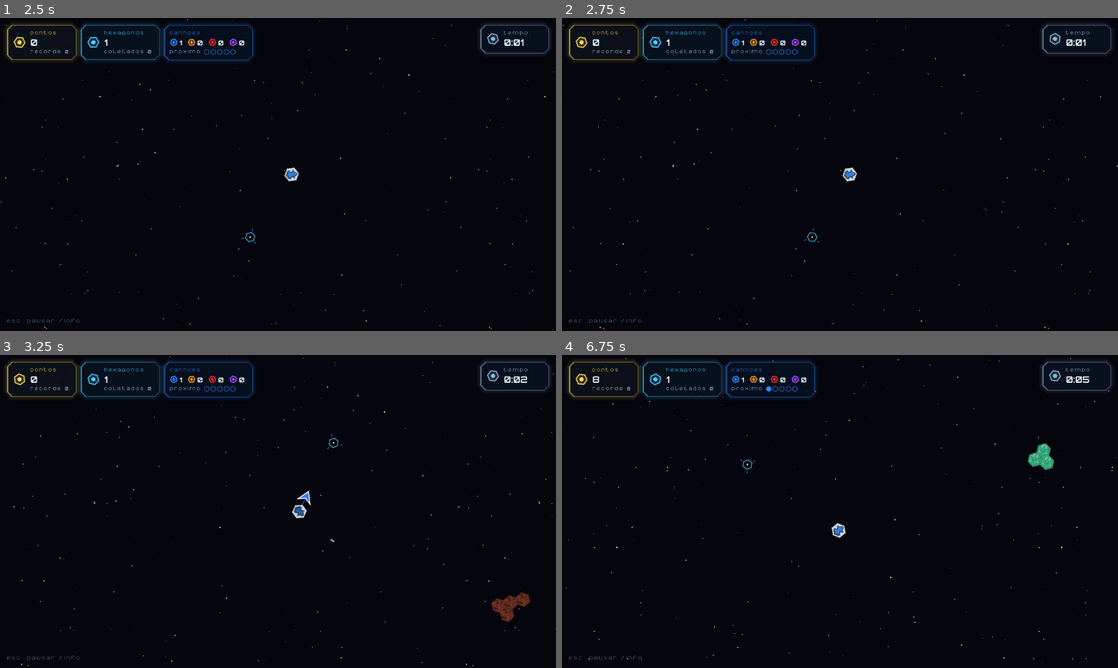
Above: before the commit, frames 1-4 (two rows, left to right).
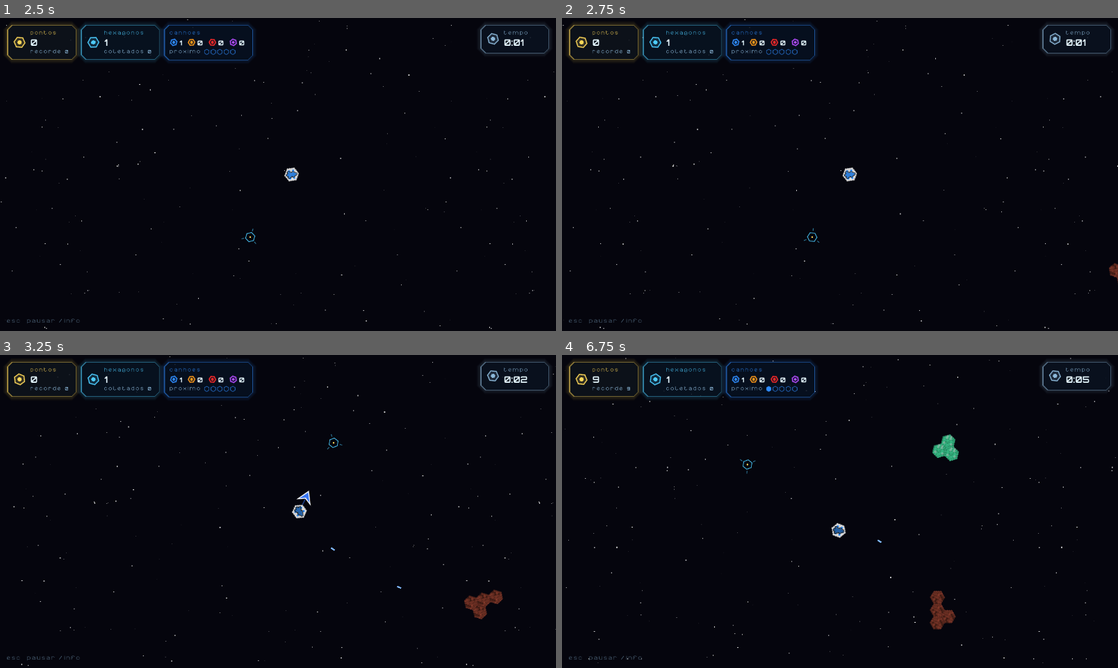
Above: after the commit, the same moments.

Repository: pongitV/COMPJAM-2026-Squadjonsons
Game: Godot game, scene res://main.tscn
The game is run twice, just before and just after one commit, with the same random seed, the same clock (stepped at 60 frames per second) and the same inputs.
Inputs (mouse positions are in pixels of both pictures, inside the frame that each line leads up to):
- Up to frame 1 (2.5 s): click "JOGAR" at 0.5 s; move the mouse to (400, 158) at 1.27 s; hold D (move_right) 1.28-2 s; hold Right mouse button (rotate) 1.28-2 s; click (400, 158) at 1.42 s; drag from (166, 190) to (250, 237) at 2.02 s
- Up to frame 2 (2.75 s): no input
- Up to frame 3 (3.25 s): move the mouse to (333, 442) at 2.77 s; hold D (move_right) from 2.78 s (still down); hold Right mouse button (rotate) from 2.78 s (still down); click (333, 442) at 2.92 s
- Up to frame 4 (6.75 s): release D (move_right) at 3.5 s; release Right mouse button (rotate) at 3.5 s; drag from (812, 574) to (673, 464) at 3.52 s; move the mouse to (1006, 558) at 4.27 s; hold A (move_left) 4.28-5 s; hold Right mouse button (rotate) 4.28-5 s; click (1006, 558) at 4.42 s; drag from (673, 464) to (756, 433) at 5.02 s; move the mouse to (867, 511) at 5.77 s; hold S (move_down) 5.78-6.5 s; hold Right mouse button (rotate) 5.78-6.5 s; click (867, 511) at 5.92 s; drag from (756, 433) to (728, 527) at 6.52 s

Frame 1 is identical in both runs. In frame 2, less than 0.1% of the frame differs, in the area x 98-100%, y 78-85%; in frame 3, 0.7%; in frame 4, 0.9%, in the area x 5-89%, y 7-88%.

Commit message:
Player Config e Time multiplyer

Diff:
--- a/config/asteroids.tres
+++ b/config/asteroids.tres
@@ -1,6 +1,11 @@
-[gd_resource type="Resource" script_class="AsteroidConfig" format=3]
+[gd_resource type="Resource" script_class="AsteroidConfig" format=3 uid="uid://dnr0a5cu0vbv4"]
 
-[ext_resource type="Script" path="res://scripts/asteroid_config.gd" id="1_config"]
+[ext_resource type="Script" uid="uid://bub5hlb16jrm0" path="res://scripts/asteroid_config.gd" id="1_config"]
 
 [resource]
 script = ExtResource("1_config")
+difficulty_per_minute = 0.2
+spawn_interval_start = 0.9
+spawn_interval_jitter = 0.5
+aim_spread = 0.08726646259971647
+speed_min = 60.0
--- /dev/null
+++ b/config/cannons.tres
@@ -0,0 +1,6 @@
+[gd_resource type="Resource" script_class="CannonConfig" format=3 uid="uid://c3bv52awnduxa"]
+
+[ext_resource type="Script" uid="uid://domm8sh53p0qd" path="res://scripts/cannon_config.gd" id="1_config"]
+
+[resource]
+script = ExtResource("1_config")
--- a/scripts/asteroid.gd
+++ b/scripts/asteroid.gd
@@ -16,13 +16,16 @@
 var size := 1
 var max_hp := 1
 var hp := 1
+## Multiplicador de HP da dificuldade na hora em que nasceu (pedacos herdam).
+var hp_scale := 1.0
 var base_color := Color.GRAY
 ## Vector2i -> cargas restantes daquela celula contra a nave.
 var charges := {}
 var _damage_accum := 0.0
 
 
-func setup(n: int) -> void:
+func setup(n: int, hp_multiplier: float = 1.0) -> void:
+	hp_scale = hp_multiplier
 	cells.clear()
 	cells[Vector2i.ZERO] = true
 	# Cresce a partir de uma celula, colando vizinhos aleatorios.
@@ -34,7 +37,7 @@
 		charges[h] = config.cell_charges
 
 	size = cells.size()
-	max_hp = config.max_hp_for(size)
+	max_hp = config.max_hp_for(size, hp_scale)
 	hp = max_hp
 	base_color = ART_COLOR
 	recenter()
@@ -48,13 +51,8 @@
 		_update_tint()
 
 
-## Recebe um disparo. Retorna true se foi destruido.
-func hit() -> bool:
-	apply_damage(1.0)
-	return hp <= 0
-
-
-## Dano em unidades de "disparo". Aceita fracoes (dano continuo do laser).
+## Dano em unidades de "disparo do canhao comum". Aceita fracoes (dano
+## continuo do laser).
 func apply_damage(amount: float) -> void:
 	_damage_accum += amount
 	var whole := int(_damage_accum)
@@ -103,6 +101,7 @@
 		cells[h] = true
 		charges[h] = source.charges[h]
 	base_color = source.base_color
+	hp_scale = source.hp_scale
 	rotation = source.rotation
 	position = source.position
 	center_offset = source.center_offset
@@ -114,7 +113,7 @@
 
 func _resize(hp_ratio: float) -> void:
 	size = cells.size()
-	max_hp = config.max_hp_for(size)
+	max_hp = config.max_hp_for(size, hp_scale)
 	hp = maxi(1, ceili(hp_ratio * max_hp))
 	_update_tint()
 
--- a/scripts/asteroid_config.gd
+++ b/scripts/asteroid_config.gd
@@ -4,6 +4,20 @@
 ## Edite no Inspector abrindo config/asteroids.tres (ou duplique o arquivo
 ## para criar presets e arraste o novo no campo "Asteroid Config" do no Game).
 ## Os valores abaixo sao os padroes usados quando o .tres nao muda nada.
+
+@export_group("Dificuldade com o tempo")
+## Multiplicador de dificuldade: comeca em 1 e sobe tanto por minuto de
+## partida (0.1 = +10% por minuto; 0 = desligado). Ele multiplica o que
+## estiver marcado abaixo, somado as rampas proprias de spawn e tamanho.
+@export_range(0.0, 2.0, 0.01, "suffix:/min") var difficulty_per_minute := 0.1
+## Teto do multiplicador (2.5 = no maximo 2,5x).
+@export_range(1.0, 10.0, 0.1) var difficulty_max := 2.5
+## Asteroides nascem com mais HP (e valem mais pontos).
+@export var difficulty_scales_hp := true
+## Asteroides nascem mais rapidos.
+@export var difficulty_scales_speed := true
+## Asteroides nascem com mais frequencia (respeitando spawn_interval_min).
+@export var difficulty_scales_spawn := true
 
 @export_group("Spawn")
 ## Segundos ate o primeiro asteroide aparecer.
@@ -91,9 +105,25 @@
 @export_range(0.0, 1.0, 0.05) var special_drop_max := 0.7
 
 
+## Multiplicador de dificuldade depois de `elapsed` segundos de partida.
+func difficulty(elapsed: float) -> float:
+	return minf(1.0 + elapsed / 60.0 * difficulty_per_minute, maxf(difficulty_max, 1.0))
+
+
+func hp_scale(elapsed: float) -> float:
+	return difficulty(elapsed) if difficulty_scales_hp else 1.0
+
+
+func speed_scale(elapsed: float) -> float:
+	return difficulty(elapsed) if difficulty_scales_speed else 1.0
+
+
 ## Tempo ate o proximo spawn.
 func spawn_interval(elapsed: float) -> float:
-	var base := maxf(spawn_interval_min, spawn_interval_start - elapsed * spawn_interval_decay)
+	var base := spawn_interval_start - elapsed * spawn_interval_decay
+	if difficulty_scales_spawn:
+		base /= difficulty(elapsed)
+	base = maxf(spawn_interval_min, base)
 	return base * randf_range(1.0 - spawn_interval_jitter, 1.0 + spawn_interval_jitter)
 
 
@@ -109,8 +139,9 @@
 	return min_size + int(pow(randf(), size_bias) * (top - min_size + 1))
 
 
-func max_hp_for(cells: int) -> int:
-	return maxi(1, ceili(hp_multiplier * pow(cells, hp_exponent)))
+## `scale` = hp_scale() da hora em que o asteroide nasceu.
+func max_hp_for(cells: int, scale: float = 1.0) -> int:
+	return maxi(1, ceili(hp_multiplier * scale * pow(cells, hp_exponent)))
 
 
 func score_for(max_hp: int) -> int:
--- a/scripts/bullets.gd
+++ b/scripts/bullets.gd
@@ -10,15 +10,17 @@
 var _pos := PackedVector2Array()
 var _vel := PackedVector2Array()
 var _life := PackedFloat32Array()
+var _damage := PackedFloat32Array()
 var _color := PackedColorArray()
 
 
-func spawn(origin: Vector2, velocity: Vector2, life: float, color: Color) -> void:
+func spawn(origin: Vector2, velocity: Vector2, life: float, damage: float, color: Color) -> void:
 	if _pos.size() >= MAX_BULLETS:
 		return
 	_pos.append(origin)
 	_vel.append(velocity)
 	_life.append(life)
+	_damage.append(damage)
 	_color.append(color)
 
 
@@ -36,7 +38,7 @@
 					continue
 				var reach := a.bound_radius + RADIUS
 				if p.distance_squared_to(a.global_position) < reach * reach and a.has_cell_near(p, HIT_DIST):
-					a.hit()
+					a.apply_damage(_damage[i])
 					dead = true
 					break
 		if dead:
@@ -44,10 +46,12 @@
 			_pos[i] = _pos[last]
 			_vel[i] = _vel[last]
 			_life[i] = _life[last]
+			_damage[i] = _damage[last]
 			_color[i] = _color[last]
 			_pos.resize(last)
 			_vel.resize(last)
 			_life.resize(last)
+			_damage.resize(last)
 			_color.resize(last)
 		else:
 			i += 1
--- /dev/null
+++ b/scripts/cannon_config.gd
@@ -0,0 +1,128 @@
+class_name CannonConfig
+extends Resource
+## Parametros dos canhoes, num lugar so. Edite no Inspector abrindo
+## config/cannons.tres (ou duplique para criar presets e arraste o novo no
+## campo "Cannon Config" do no Game). Dano e medido em "tiros do canhao
+## comum": um asteroide de n celulas aguenta ~n^1.5 disso (ver AsteroidConfig).
+
+## Os projeteis voam um pouco alem do alcance de mira (para acertar alvos em
+## movimento); o missil tem folga extra antes de explodir sozinho.
+const PROJECTILE_OVERSHOOT := 1.1
+const MISSILE_EXTRA_LIFE := 1.0
+
+@export_group("Geral")
+## Multiplica o dano de todos os canhoes.
+@export_range(0.1, 10.0, 0.05) var damage_multiplier := 1.0
+## Multiplica a cadencia de todos os canhoes (2 = atiram 2x mais rapido).
+@export_range(0.1, 10.0, 0.05) var fire_rate_multiplier := 1.0
+
+@export_group("Comum")
+## Segundos entre tiros.
+@export_range(0.02, 10.0, 0.01, "suffix:s") var common_cooldown := 0.2
+## Dano por tiro.
+@export_range(0.0, 100.0, 0.1) var common_damage := 1.0
+## Distancia maxima para escolher um alvo.
+@export_range(50.0, 2000.0, 10.0, "suffix:px") var common_range := 640.0
+@export_range(50.0, 3000.0, 10.0, "suffix:px/s") var common_speed := 650.0
+
+@export_group("Shotgun")
+@export_range(0.02, 10.0, 0.01, "suffix:s") var shotgun_cooldown := 0.7
+## Projeteis por disparo (em leque).
+@export_range(1, 30, 1) var shotgun_pellets := 6
+## Dano de cada projetil.
+@export_range(0.0, 100.0, 0.1) var shotgun_damage := 1.0
+@export_range(50.0, 2000.0, 10.0, "suffix:px") var shotgun_range := 210.0
+## Abertura total do leque.
+@export_range(0.0, 180.0, 1.0, "radians_as_degrees") var shotgun_spread := 0.75
+@export_range(50.0, 3000.0, 10.0, "suffix:px/s") var shotgun_speed := 560.0
+
+@export_group("Laser")
+## Segundos entre um raio e o proximo (contando a duracao do raio).
+@export_range(0.1, 30.0, 0.1, "suffix:s") var laser_cooldown := 6.0
+## Quanto tempo o raio fica ligado.
+@export_range(0.1, 30.0, 0.1, "suffix:s") var laser_duration := 3.0
+## Dano por segundo em cada asteroide que o raio cruza.
+@export_range(0.0, 500.0, 0.5, "suffix:/s") var laser_dps := 12.0
+## Comprimento do raio.
+@export_range(50.0, 2000.0, 10.0, "suffix:px") var laser_range := 520.0
+
+@export_group("Bomba")
+@export_range(0.1, 30.0, 0.1, "suffix:s") var bomb_cooldown := 2.2
+## Dano da explosao em cada asteroide dentro do raio.
+@export_range(0.0, 500.0, 0.5) var bomb_damage := 18.0
+@export_range(10.0, 1000.0, 5.0, "suffix:px") var bomb_radius := 110.0
+@export_range(50.0, 2000.0, 10.0, "suffix:px") var bomb_range := 520.0
+@export_range(20.0, 2000.0, 10.0, "suffix:px/s") var bomb_speed := 200.0
+
+@export_group("Ganho de canhoes")
+## A cada tantos asteroides destruidos o jogador ganha um canhao comum.
+@export_range(1, 100, 1) var asteroids_per_common := 5
+## Chance relativa de cada canhao especial no minerio colorido (a chance de
+## vir um minerio colorido fica em AsteroidConfig).
+@export_range(0.0, 10.0, 0.05) var shotgun_weight := 0.45
+@export_range(0.0, 10.0, 0.05) var bomb_weight := 0.35
+@export_range(0.0, 10.0, 0.05) var laser_weight := 0.2
+
+
+## Segundos ate o canhao poder atirar de novo.
+func cooldown(weapon: int) -> float:
+	var base: float = {
+		Weapons.COMMON: common_cooldown,
+		Weapons.SHOTGUN: shotgun_cooldown,
+		Weapons.LASER: laser_cooldown,
+		Weapons.BOMB: bomb_cooldown,
+	}[weapon]
+	return base / fire_rate_multiplier
+
+
+## Distancia maxima (ate a borda do asteroide) para escolher um alvo.
+## No laser e o comprimento do raio.
+func range_of(weapon: int) -> float:
+	return {
+		Weapons.COMMON: common_range,
+		Weapons.SHOTGUN: shotgun_range,
+		Weapons.LASER: laser_range,
+		Weapons.BOMB: bomb_range,
+	}[weapon]
+
+
+## Velocidade do projetil (usada para mirar a frente). 0 = sem projetil (laser).
+func projectile_speed(weapon: int) -> float:
+	return {
+		Weapons.COMMON: common_speed,
+		Weapons.SHOTGUN: shotgun_speed,
+		Weapons.BOMB: bomb_speed,
+	}.get(weapon, 0.0)
+
+
+## Segundos de voo de um projetil ate sumir.
+func projectile_life(weapon: int) -> float:
+	var flight := range_of(weapon) / projectile_speed(weapon)
+	if weapon == Weapons.BOMB:
+		return flight + MISSILE_EXTRA_LIFE
+	return flight * PROJECTILE_OVERSHOOT
+
+
+## Dano por projetil (comum, shotgun), por segundo (laser) ou da explosao (bomba).
+func damage(weapon: int) -> float:
+	var base: float = {
+		Weapons.COMMON: common_damage,
+		Weapons.SHOTGUN: shotgun_damage,
+		Weapons.LASER: laser_dps,
+		Weapons.BOMB: bomb_damage,
+	}[weapon]
+	return base * damage_multiplier
+
+
+## Qual canhao especial vem no minerio colorido.
+func roll_special() -> int:
+	var weights := {Weapons.SHOTGUN: shotgun_weight, Weapons.BOMB: bomb_weight, Weapons.LASER: laser_weight}
+	var total := 0.0
+	for w in weights:
+		total += weights[w]
+	var r := randf() * total
+	for w in weights:
+		r -= weights[w]
+		if r <= 0.0 and weights[w] > 0.0:
+			return w
+	return Weapons.SHOTGUN
--- a/scripts/game.gd
+++ b/scripts/game.gd
@@ -7,6 +7,8 @@
 ## Parametros dos asteroides (spawn, tamanho, HP, velocidade, minerio).
 ## Troque por outro preset .tres no Inspector do no Game.
 @export var asteroid_config: AsteroidConfig = preload("res://config/asteroids.tres")
+## Parametros dos canhoes (recarga, dano, alcance...).
+@export var cannon_config: CannonConfig = preload("res://config/cannons.tres")
 
 var player: Player
 var bullets: Bullets
@@ -42,6 +44,7 @@
 	randomize()
 	_cfg = asteroid_config
 	Asteroid.config = _cfg
+	Weapons.config = cannon_config
 	_spawn_timer = _cfg.first_spawn_delay
 	# As artes aparecem bem menores que o original e giram: mipmaps evitam serrilhado.
 	texture_filter = CanvasItem.TEXTURE_FILTER_LINEAR_WITH_MIPMAPS
@@ -193,15 +196,20 @@
 	if shot.type == Weapons.COMMON or shot.type == Weapons.SHOTGUN:
 		cannon_sfx.play()
 
+	var cfg := Weapons.config
 	match shot.type:
 		Weapons.COMMON:
-			bullets.spawn(origin, dir * Weapons.BULLET_SPEED + player.velocity, Weapons.BULLET_LIFE, color)
+			bullets.spawn(origin, dir * cfg.common_speed + player.velocity,
+				cfg.projectile_life(Weapons.COMMON), cfg.damage(Weapons.COMMON), color)
 		Weapons.SHOTGUN:
-			for i in Weapons.PELLETS:
-				var t := float(i) / (Weapons.PELLETS - 1) - 0.5
-				var pellet_dir := dir.rotated(t * Weapons.PELLET_SPREAD + randf_range(-0.05, 0.05))
-				var speed := Weapons.PELLET_SPEED * randf_range(0.9, 1.1)
-				bullets.spawn(origin, pellet_dir * speed + player.velocity, Weapons.PELLET_LIFE, color)
+			var pellets := cfg.shotgun_pellets
+			for i in pellets:
+				# Espalhados de -spread/2 a +spread/2 (um so vai reto).
+				var t := float(i) / (pellets - 1) - 0.5 if pellets > 1 else 0.0
+				var pellet_dir := dir.rotated(t * cfg.shotgun_spread + randf_range(-0.05, 0.05))
+				var speed := cfg.shotgun_speed * randf_range(0.9, 1.1)
+				bullets.spawn(origin, pellet_dir * speed + player.velocity,
+					cfg.projectile_life(Weapons.SHOTGUN), cfg.damage(Weapons.SHOTGUN), color)
 		Weapons.LASER:
 			lasers.start(shot.cell)
 			if not laser_sfx.playing:
@@ -235,14 +243,14 @@
 		cannons += count
 	var n := _cfg.roll_size(elapsed, cannons)
 	var a := Asteroid.new()
-	a.setup(n)
+	a.setup(n, _cfg.hp_scale(elapsed))
 
 	var dist := _view_radius() + a.bound_radius + _cfg.spawn_margin
 	a.position = player.global_position + Vector2.from_angle(randf() * TAU) * dist
 	# Vai na direcao geral do jogador, com um desvio aleatorio.
 	var heading := (player.global_position - a.position).normalized() \
 		.rotated(randf_range(-_cfg.aim_spread, _cfg.aim_spread))
-	a.velocity = heading * _cfg.roll_speed(n)
+	a.velocity = heading * _cfg.roll_speed(n) * _cfg.speed_scale(elapsed)
 	a.angular_velocity = _cfg.roll_spin(n)
 	a.rotation = randf() * TAU
 	add_child(a)
@@ -265,7 +273,7 @@
 		destroyed += 1
 		hud.popup("+%s" % UIStyle.fmt_int(points), UIStyle.GOLD, _to_screen(a.global_position),
 			clampi(14 + (a.size >> 1), 14, 24))
-		if destroyed % Weapons.ASTEROIDS_PER_COMMON == 0:
+		if destroyed % Weapons.config.asteroids_per_common == 0:
 			_grant_common_cannon()
 	_break_into_ore(a)
 	a.queue_free()
@@ -288,7 +296,7 @@
 	# As vezes uma das celulas e de canhao especial (mais chance em asteroides maiores).
 	var weapons := {}
 	if randf() < _cfg.special_drop_chance(a.size):
-		weapons[kept[randi() % kept.size()]] = Weapons.roll_special()
+		weapons[kept[randi() % kept.size()]] = Weapons.config.roll_special()
 
 	for group in _split_into_pieces(kept):
 		var ore := Ore.new()
@@ -539,7 +547,7 @@
 	hud.cells_card.set_sub("COLETADOS %s" % UIStyle.fmt_int(collected))
 	hud.time_card.set_text(UIStyle.fmt_time(elapsed))
 	hud.cannon_card.set_counts(player.weapon_counts())
-	hud.cannon_card.set_progress(destroyed % Weapons.ASTEROIDS_PER_COMMON)
+	hud.cannon_card.set_progress(destroyed % Weapons.config.asteroids_per_common)
 
 
 func _on_core_destroyed() -> void:
--- a/scripts/lasers.gd
+++ b/scripts/lasers.gd
@@ -1,7 +1,7 @@
 class_name Lasers
 extends Node2D
 ## Raios dos canhoes laser: saem da ponta do cano para fora da nave por
-## LASER_DURATION segundos, acompanhando a nave, com dano continuo.
+## config.laser_duration segundos, acompanhando a nave, com dano continuo.
 
 ## Celula do jogador (Vector2i) -> segundos restantes de raio.
 
@@ -15,7 +15,7 @@
 
 func start(cell: Vector2i) -> void:
 	var was_empty := _beams.is_empty()
-	_beams[cell] = Weapons.LASER_DURATION
+	_beams[cell] = Weapons.config.laser_duration
 
 	if was_empty:
 		laser_started.emit()
@@ -24,17 +24,18 @@
 func step(delta: float, player: Player, asteroids: Array[Asteroid], fx: Fx) -> void:
 	_player = player
 	_t += delta
-	var had_beams := not _beams.is_empty()
+	var length := Weapons.config.range_of(Weapons.LASER)
+	var dps := Weapons.config.damage(Weapons.LASER)
 	for cell in _beams.keys():
 		_beams[cell] -= delta
 		if _beams[cell] <= 0.0 or not player.alive or player.weapon_at(cell) != Weapons.LASER:
 			_beams.erase(cell)
 			continue
 		var p0 := player.muzzle(cell)
-		var p1 := p0 + player.barrel_dir(cell) * Weapons.LASER_LENGTH
+		var p1 := p0 + player.barrel_dir(cell) * length
 		for a in asteroids:
 			if a.hp > 0 and _beam_hits(a, p0, p1):
-				a.apply_damage(Weapons.LASER_DPS * delta)
+				a.apply_damage(dps * delta)
 				if randf() < 0.25:
 					fx.burst(Geometry2D.get_closest_point_to_segment(a.global_position, p0, p1),
 						Weapons.color(Weapons.LASER).lightened(0.4), 1, 90.0)
@@ -65,10 +66,10 @@
 			continue
 		var left: float = _beams[cell]
 		# Liga rapido, desliga suave e tremula um pouco.
-		var fade := clampf((Weapons.LASER_DURATION - left) / 0.08, 0.0, 1.0) * clampf(left / 0.25, 0.0, 1.0)
+		var fade := clampf((Weapons.config.laser_duration - left) / 0.08, 0.0, 1.0) * clampf(left / 0.25, 0.0, 1.0)
 		var w := Weapons.LASER_WIDTH * fade * (1.0 + 0.15 * sin(_t * 45.0))
 		var p0 := _player.muzzle(cell)
-		var p1 := p0 + _player.barrel_dir(cell) * Weapons.LASER_LENGTH
+		var p1 := p0 + _player.barrel_dir(cell) * Weapons.config.range_of(Weapons.LASER)
 		draw_line(p0, p1, Color(color, 0.18 * fade), w * 3.5, true)
 		draw_line(p0, p1, Color(color, 0.9 * fade), w, true)
 		draw_line(p0, p1, Color(1, 0.9, 0.95, fade), w * 0.35, true)
--- a/scripts/missiles.gd
+++ b/scripts/missiles.gd
@@ -15,9 +15,9 @@
 		dir = Vector2.RIGHT
 	_items.append({
 		"pos": origin,
-		"vel": dir * Weapons.MISSILE_SPEED + inherited_velocity * 0.5,
+		"vel": dir * Weapons.config.bomb_speed + inherited_velocity * 0.5,
 		"target": target,
-		"life": Weapons.MISSILE_LIFE,
+		"life": Weapons.config.projectile_life(Weapons.BOMB),
 	})
 
 
@@ -45,20 +45,21 @@
 
 
 func _explode(at: Vector2, asteroids: Array[Asteroid], fx: Fx) -> void:
+	var radius := Weapons.config.bomb_radius
 	for a in asteroids:
-		if a.hp > 0 and _in_blast(a, at):
-			a.apply_damage(Weapons.BLAST_DAMAGE)
+		if a.hp > 0 and _in_blast(a, at, radius):
+			a.apply_damage(Weapons.config.damage(Weapons.BOMB))
 	var color := Weapons.color(Weapons.BOMB)
 	fx.burst(at, color, 40, 320.0)
 	fx.burst(at, Color.WHITE, 12, 160.0)
-	fx.ring(at, Weapons.BLAST_RADIUS, color)
+	fx.ring(at, radius, color)
 
 
-func _in_blast(a: Asteroid, at: Vector2) -> bool:
-	if at.distance_to(a.global_position) > Weapons.BLAST_RADIUS + a.bound_radius:
+func _in_blast(a: Asteroid, at: Vector2, radius: float) -> bool:
+	if at.distance_to(a.global_position) > radius + a.bound_radius:
 		return false
 	for h in a.cells:
-		if a.cell_global(h).distance_to(at) < Weapons.BLAST_RADIUS:
+		if a.cell_global(h).distance_to(at) < radius:
 			return true
 	return false
 
--- a/scripts/player.gd
+++ b/scripts/player.gd
@@ -107,11 +107,11 @@
 ## com ela); os demais apontam para o alvo, ou para fora quando sem alvo.
 func barrel_dir(h: Vector2i) -> Vector2:
 	var d := cell_local(h).rotated(rotation)
-	var w := weapon_at(h)
-	if Weapons.PROJECTILE_SPEED.has(w):
+	var speed := Weapons.config.projectile_speed(weapon_at(h))
+	if speed > 0.0:
 		var target := target_of(h)
 		if target != null:
-			d = _lead(cell_global(h), target, Weapons.PROJECTILE_SPEED[w]) - cell_global(h)
+			d = _lead(cell_global(h), target, speed) - cell_global(h)
 	return d.normalized() if d.length_squared() > 0.01 else Vector2.RIGHT.rotated(rotation)
 
 
@@ -140,9 +140,9 @@
 		var w: int = cells[h]
 		var origin := cell_global(h)
 		var best: Asteroid = null
-		var best_dist: float = Weapons.RANGE[w]
+		var best_dist := Weapons.config.range_of(w)
 		if w == Weapons.LASER:
-			var tip := origin + barrel_dir(h) * Weapons.LASER_LENGTH
+			var tip := origin + barrel_dir(h) * best_dist
 			for a in asteroids:
 				if a.hp <= 0:
 					continue
@@ -176,10 +176,10 @@
 			continue
 		var w: int = cells[h]
 		var origin := muzzle(h)
-		_cooldowns[h] = Weapons.COOLDOWN[w]
+		_cooldowns[h] = Weapons.config.cooldown(w)
 		var target_pos := target.global_position
 		if w != Weapons.LASER:
-			target_pos = _lead(origin, target, Weapons.PROJECTILE_SPEED[w])
+			target_pos = _lead(origin, target, Weapons.config.projectile_speed(w))
 		shots.append({"type": w, "cell": h, "origin": origin, "dir": barrel_dir(h), "target_pos": target_pos})
 	return shots
 
@@ -424,7 +424,7 @@
 		var uv := Art.cannon_uv(w)
 		for offset in OUTLINE_OFFSETS:
 			_cannon_sprites.add_quad(corners.map(func(p): return p + offset), uv, OUTLINE_COLOR)
-		var charged: float = 1.0 - _cooldowns.get(h, 0.0) / Weapons.COOLDOWN[w]
+		var charged: float = 1.0 - _cooldowns.get(h, 0.0) / Weapons.config.cooldown(w)
 		var shade := (0.6 + 0.4 * charged) if is_armed(h) else 0.35
 		_cannon_sprites.add_quad(corners, uv, Color(shade, shade, shade))
 	_cannon_sprites.draw(get_canvas_item(), Art.cannon_atlas())
--- a/scripts/ui/cannon_card.gd
+++ b/scripts/ui/cannon_card.gd
@@ -47,7 +47,7 @@
 	next.add_theme_constant_override("separation", 8)
 	col.add_child(next)
 	next.add_child(UIStyle.label("PRÓXIMO", 10, UIStyle.TEXT_DIM, UIStyle.CAPTION))
-	_pips = HexPips.new(Weapons.ASTEROIDS_PER_COMMON, Weapons.color(Weapons.COMMON))
+	_pips = HexPips.new(Weapons.config.asteroids_per_common, Weapons.color(Weapons.COMMON))
 	next.add_child(_pips)
 
 
--- a/scripts/ui/manual.gd
+++ b/scripts/ui/manual.gd
@@ -119,10 +119,13 @@
 static func _cannons() -> Control:
 	var list := VBoxContainer.new()
 	list.add_theme_constant_override("separation", 10)
-	_line(list, Art.COMMON, "Tiro único. Ganhe 1 a cada %d asteroides." % Weapons.ASTEROIDS_PER_COMMON,
+	var cfg := Weapons.config
+	_line(list, Art.COMMON, "Tiro único. Ganhe 1 a cada %d asteroides." % cfg.asteroids_per_common,
 		"COMUM", Weapons.color(Weapons.COMMON))
-	_line(list, Art.SHOTGUN, "6 tiros em leque, alcance curto.", "SHOTGUN", Weapons.color(Weapons.SHOTGUN))
-	_line(list, Art.LASER, "Raio para fora da nave por 3 s.", "LASER", Weapons.color(Weapons.LASER))
+	_line(list, Art.SHOTGUN, "%d tiros em leque, alcance curto." % cfg.shotgun_pellets,
+		"SHOTGUN", Weapons.color(Weapons.SHOTGUN))
+	_line(list, Art.LASER, "Raio para fora da nave por %s s." % String.num(cfg.laser_duration, 1),
+		"LASER", Weapons.color(Weapons.LASER))
 	_line(list, Art.BOMB, "Míssil lento com dano em área.", "BOMBA", Weapons.color(Weapons.BOMB))
 	_line(list, Art.HULL, "Não atira, mas protege o núcleo.", "CASCO", Weapons.color(Weapons.NONE))
 	var note := UIStyle.label("Minério colorido vira o canhão da mesma cor.", 13, UIStyle.TEXT_DIM)
--- a/scripts/weapons.gd
+++ b/scripts/weapons.gd
@@ -1,7 +1,8 @@
 class_name Weapons
 extends RefCounted
-## Tipos de canhao que uma celula do jogador pode ter, com cores e numeros
-## de balanceamento. Celulas sem canhao (NONE) sao casco: nao atiram.
+## Tipos de canhao que uma celula do jogador pode ter, com cores e nomes.
+## Celulas sem canhao (NONE) sao casco: nao atiram. Os numeros de
+## balanceamento (recarga, dano, alcance...) ficam em CannonConfig.
 
 enum { NONE, COMMON, SHOTGUN, LASER, BOMB }
 
@@ -20,67 +21,18 @@
 	LASER: "LASER",
 	BOMB: "BOMBA",
 }
-## Tempo entre disparos de cada canhao (o do laser inclui os 3 s de raio).
-const COOLDOWN := {
-	COMMON: 0.2,
-	SHOTGUN: 0.7,
-	LASER: 6.0,
-	BOMB: 2.2,
-}
+## Espessura do raio laser (visual e area de acerto).
+const LASER_WIDTH := 6.0
 
-# Comum: um projetil por disparo.
-const BULLET_SPEED := 650.0
-const BULLET_LIFE := 1.1
-
-# Shotgun: 6 projeteis em leque, alcance curto.
-const PELLETS := 6
-const PELLET_SPREAD := 0.75  # abertura total do leque, em radianos
-const PELLET_SPEED := 560.0
-const PELLET_LIFE := 0.38
-
-# Laser: raio para fora da nave com dano continuo.
-const LASER_DURATION := 3.0
-const LASER_LENGTH := 520.0
-const LASER_WIDTH := 6.0
-const LASER_DPS := 12.0
-
-# Bomba: missil lento que explode em area.
-const MISSILE_SPEED := 200.0
-const MISSILE_LIFE := 3.5
-const BLAST_RADIUS := 110.0
-const BLAST_DAMAGE := 18.0
-
-## Distancia maxima (ate a borda do asteroide) em que cada canhao escolhe
-## um alvo. O laser dispara quando um asteroide cruza a linha do raio.
-const RANGE := {
-	COMMON: BULLET_SPEED * BULLET_LIFE * 0.9,
-	SHOTGUN: PELLET_SPEED * PELLET_LIFE,
-	LASER: LASER_LENGTH,
-	BOMB: 520.0,
-}
-## Velocidade do projetil, usada para mirar a frente de alvos em movimento.
-const PROJECTILE_SPEED := {
-	COMMON: BULLET_SPEED,
-	SHOTGUN: PELLET_SPEED,
-	BOMB: MISSILE_SPEED,
-}
-
-## A cada N asteroides destruidos o jogador ganha um canhao comum.
-const ASTEROIDS_PER_COMMON := 5
-## Peso de cada canhao especial no sorteio do minerio colorido.
-const SPECIAL_WEIGHTS := {SHOTGUN: 0.45, BOMB: 0.35, LASER: 0.2}
+## Parametros em uso (o jogo troca pelo preset escolhido no no Game).
+## Carregado no primeiro uso: CannonConfig usa as constantes daqui, entao um
+## preload na inicializacao desta classe seria circular.
+static var config: CannonConfig:
+	get:
+		if config == null:
+			config = load("res://config/cannons.tres")
+		return config
 
 
 static func color(weapon: int) -> Color:
 	return COLORS[weapon]
-
-
-## Qual canhao especial vem no minerio colorido (a chance de vir um fica em
-## AsteroidConfig.special_drop_chance).
-static func roll_special() -> int:
-	var r := randf()
-	for w in SPECIAL_WEIGHTS:
-		r -= SPECIAL_WEIGHTS[w]
-		if r <= 0.0:
-			return w
-	return SHOTGUN
Not shown, added: scripts/cannon_config.gd.uid
